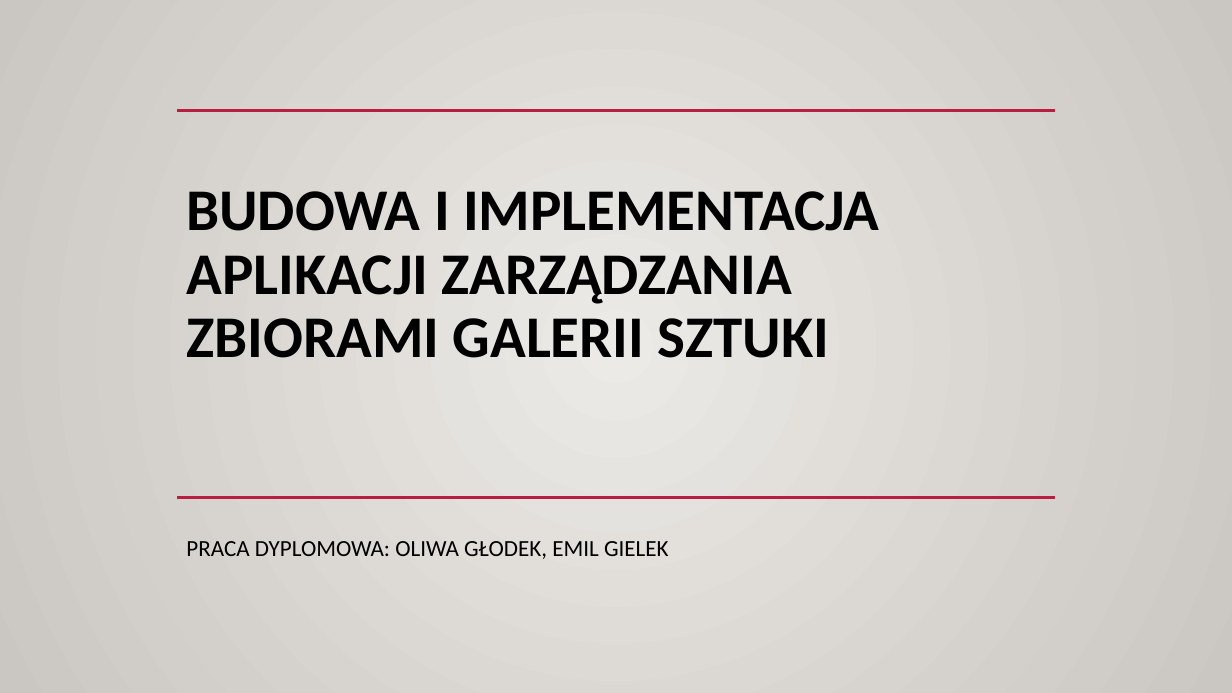
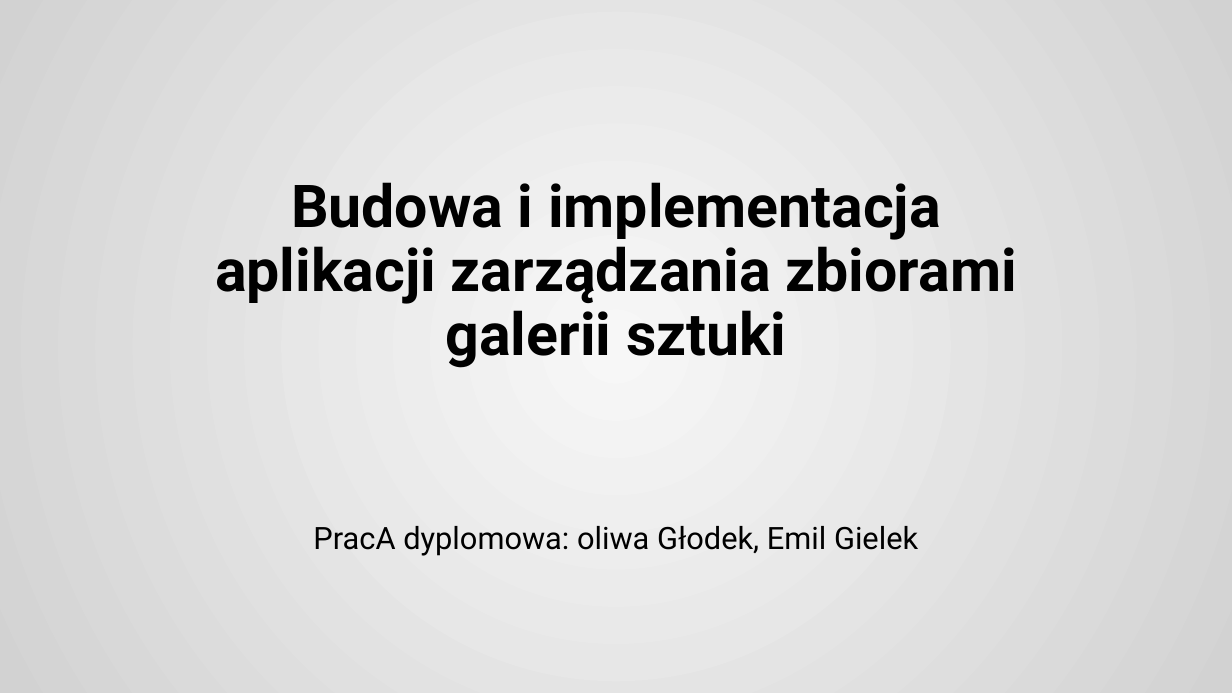
Before and after one commit to oliwiaglodek/MuzeumWPF, a slide deck: slide 1 of Prezentacja na obronę.pptx. Drawn at 1232x693 pixels with LibreOffice and Linux fonts; fonts in the diff are those of the drawing; background and template pictures are left out. Boxes give left, top, right and bottom in pixels: in the first picture for what was removed or moved away, otherwise in the second. Text is boxed around its words. In the diff, an @@ line names an element or a change of style, - is before the commit and + after.

```diff
--- a/Prezentacja na obronę.pptx
+++ b/Prezentacja na obronę.pptx
@@ background gradient #ECEAE7 to #CAC7C1 to gradient #F7F7F7 to #D3D3D3 @@
@@ rectangle removed at bbox=[0, 0, 1232, 693] @@
@@ line removed from (177, 111) to (1055, 111) @@
@@ rectangle removed at bbox=[0, 204, 1232, 619] @@
@@ title at bbox=[215, 182, 1017, 368]: text changed; font Calibri to Roboto @@
-BUDOWA I IMPLEMENTACJA APLIKACJI ZARZĄDZANIA ZBIORAMI GALERII SZTUKI
+Budowa i implementacja aplikacji zarządzania zbiorami galerii sztuki
@@ line removed from (244, 357) to (1117, 357) @@
@@ line removed from (177, 497) to (1055, 497) @@
@@ subtitle at bbox=[313, 526, 918, 556]: text changed; size 18 to 24 pt; font Calibri to Roboto @@
-PRACA DYPLOMOWA: OLIWA GŁODEK, EMIL GIELEK
+PracA dyplomowa: oliwa Głodek, Emil Gielek
@@ line removed from (0, 619) to (1232, 619) @@
```
Also in this commit, not shown: 20 other slides changed, 1 slide removed, 1 other file.
